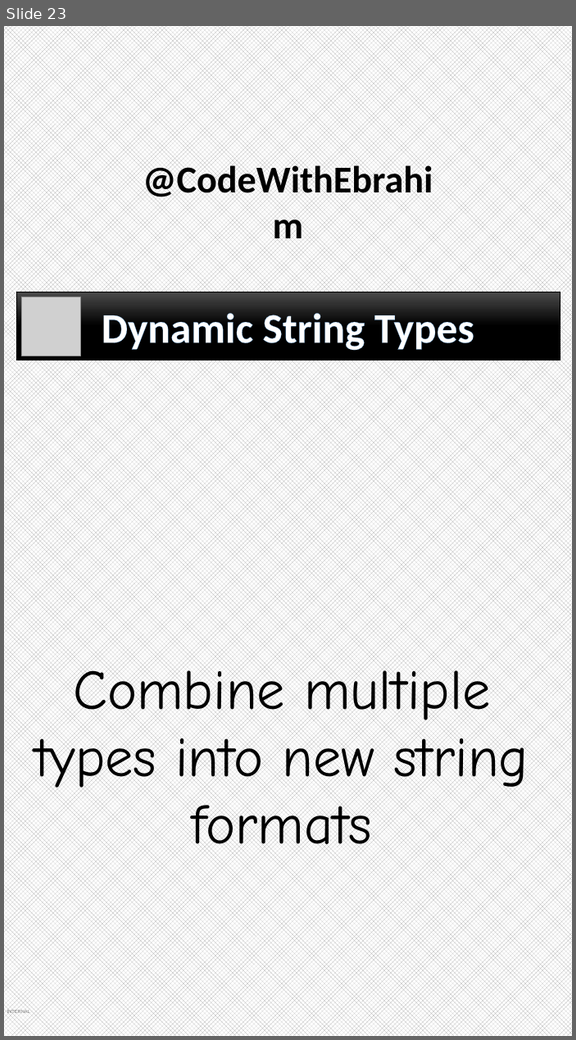
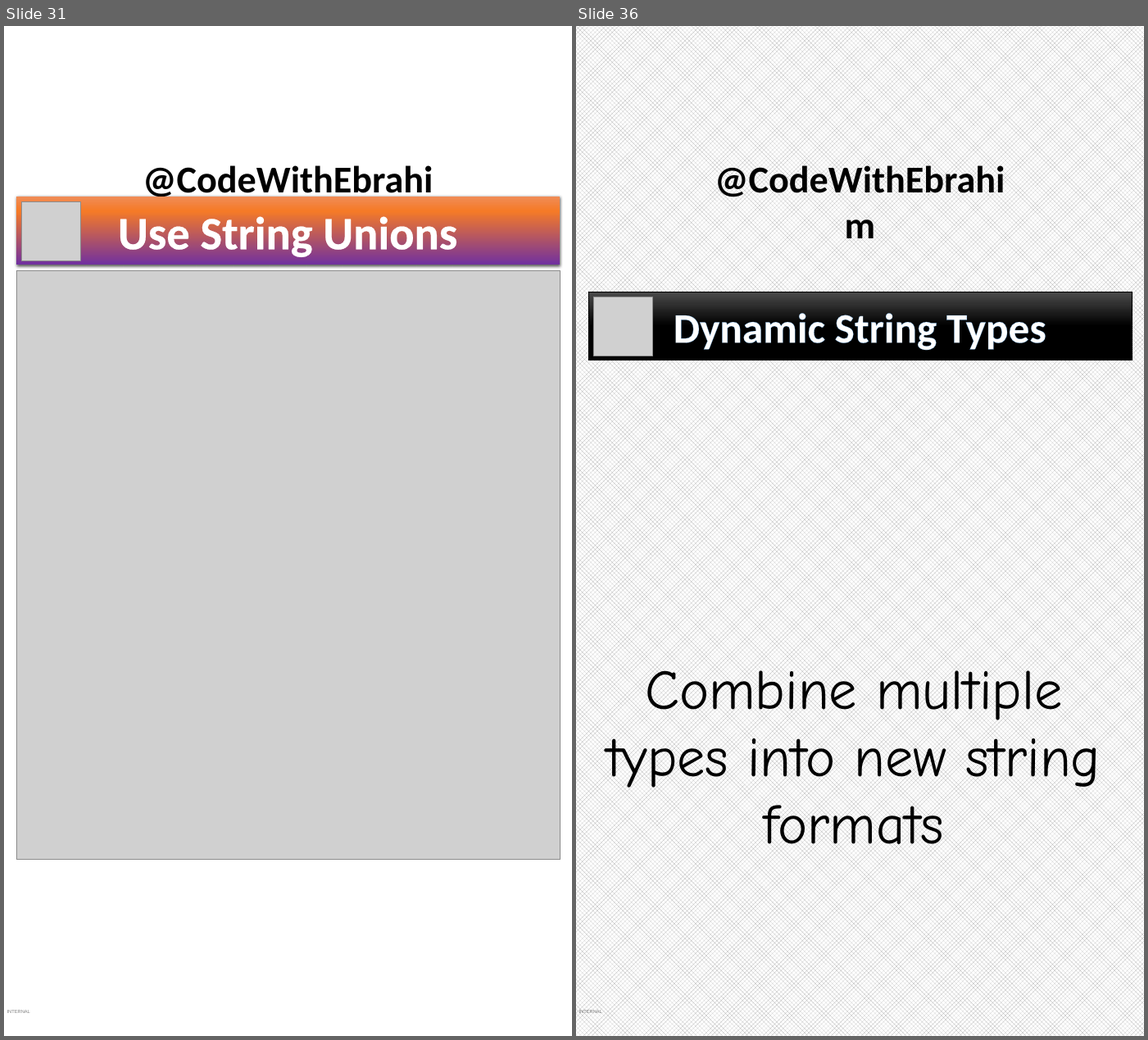
Before and after one commit to ebrahimsalehi1/python_codes, a slide deck: assets/images.pptx. Shown side by side, each under a label of ours: slide 23 before the commit, slides 31 and 36 after it; the slides between them are not shown. The pictures are 576x1040 and 1148x1040 pixels, drawn with LibreOffice and Linux fonts; fonts in the diff are those of the drawing; grey boxes stand for pictures; background and template pictures are left out. Boxes give left, top, right and bottom in pixels: in the first picture for what was removed or moved away, otherwise in the second. Text is boxed around its words. In the diff, an @@ line names an element or a change of style, - is before the commit and + after.

```diff
--- a/assets/images.pptx
+++ b/assets/images.pptx
@@ slide 31 added at <box>4,26,572,1036</box>, background picture (left out); not listed: 2 template elements that a slide beside it also shows @@
@@ rectangle added at <box>16,197,560,265</box>, fill gradient #F18C57 to #F67B28 to #7030A0 to #E56C19, 66 pt, text #FFFFFF, bold @@
+Use String Unions
@@ picture added at <box>22,201,80,261</box> @@
@@ picture added at <box>16,270,560,859</box> @@
@@ what was slide 23 is now slide 36 @@
```
Also in this commit, not shown: 15 other slides added, 2 slides removed, 45 other files.
